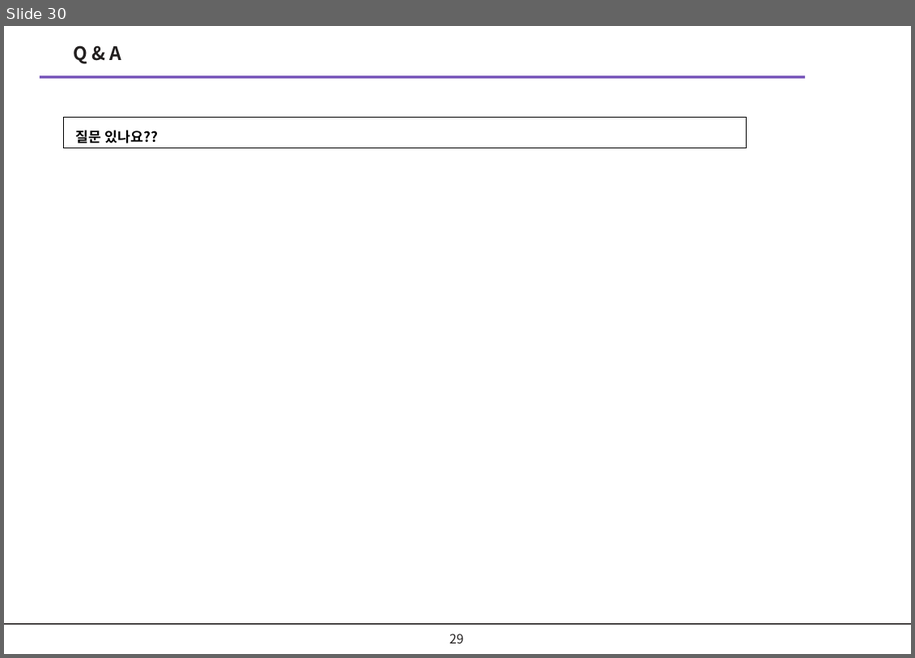
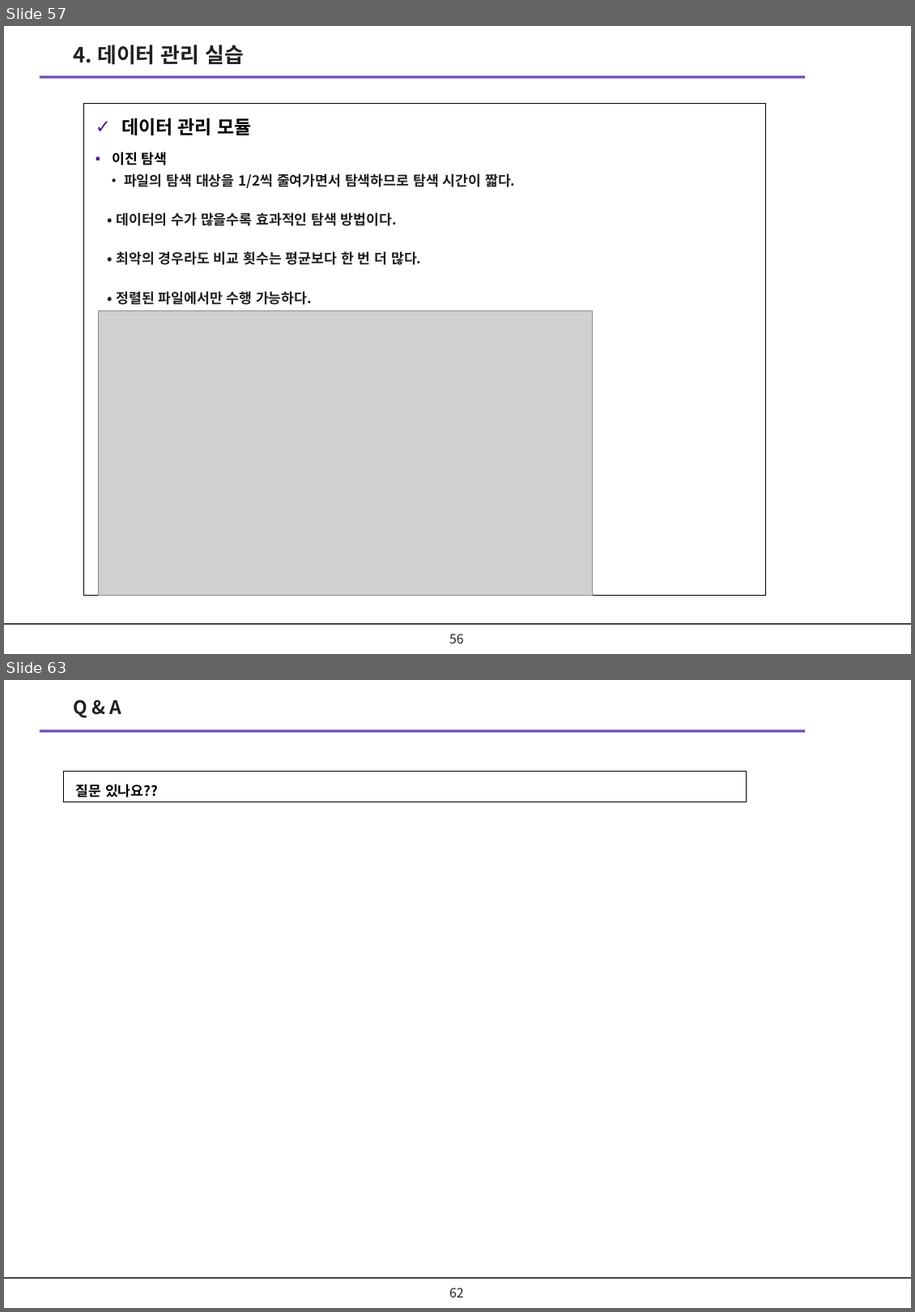
Before and after one commit to kimyudoo/KOPO_PBL_CODING, a slide deck: ppt/문제해결을위한_소프트웨어코딩_PBL_1_기본.pptx. Shown one above the other, each under a label of ours: slide 30 before the commit, slides 57 and 63 after it; the slides between them are not shown. The pictures are 915x658 and 915x1312 pixels, drawn with LibreOffice and Linux fonts; fonts in the diff are those of the drawing; grey boxes stand for pictures; background and template pictures are left out. Boxes give left, top, right and bottom in pixels: in the first picture for what was removed or moved away, otherwise in the second. Text is boxed around its words. In the diff, an @@ line names an element or a change of style, - is before the commit and + after.

```diff
--- a/ppt/문제해결을위한_소프트웨어코딩_PBL_1_기본.pptx
+++ b/ppt/문제해결을위한_소프트웨어코딩_PBL_1_기본.pptx
@@ slide 57 added at (4,26,911,654), background #FFFFFF; not listed: 2 template elements that a slide beside it also shows @@
@@ text added at (74,45,245,65), 18 pt, text #221F1F, bold @@
+4. 데이터 관리 실습
@@ rectangle added at (83,103,766,595), outline #000000 0.75 pt, 16 pt, text #000000, bold @@
+✓ 데이터 관리 모듈
+▪ 이진 탐색
@@ text added at (116,173,515,305), 12 pt, text #221F1F, bold @@
+• 파일의 탐색 대상을 1/2씩 줄여가면서 탐색하므로 탐색 시간이 짧다.
+• 데이터의 수가 많을수록 효과적인 탐색 방법이다.
+• 최악의 경우라도 비교 횟수는 평균보다 한 번 더 많다.
+• 정렬된 파일에서만 수행 가능하다.
@@ picture added at (99,312,593,595) @@
@@ page number added at (450,634,464,643), 11 pt, text #221F1F @@
+56
@@ what was slide 30 is now slide 63 @@
@@ page number at (450,1288,464,1297): text changed @@
-29
+62
```
Also in this commit, not shown: 1 slide changed, 32 other slides added, 3 other files.
